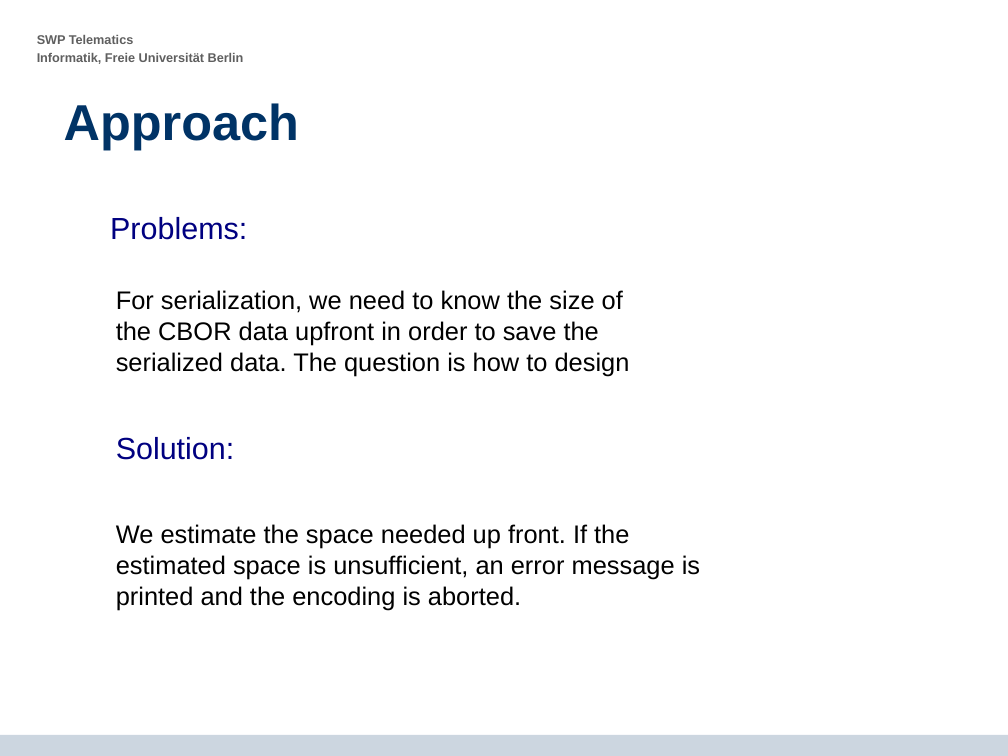
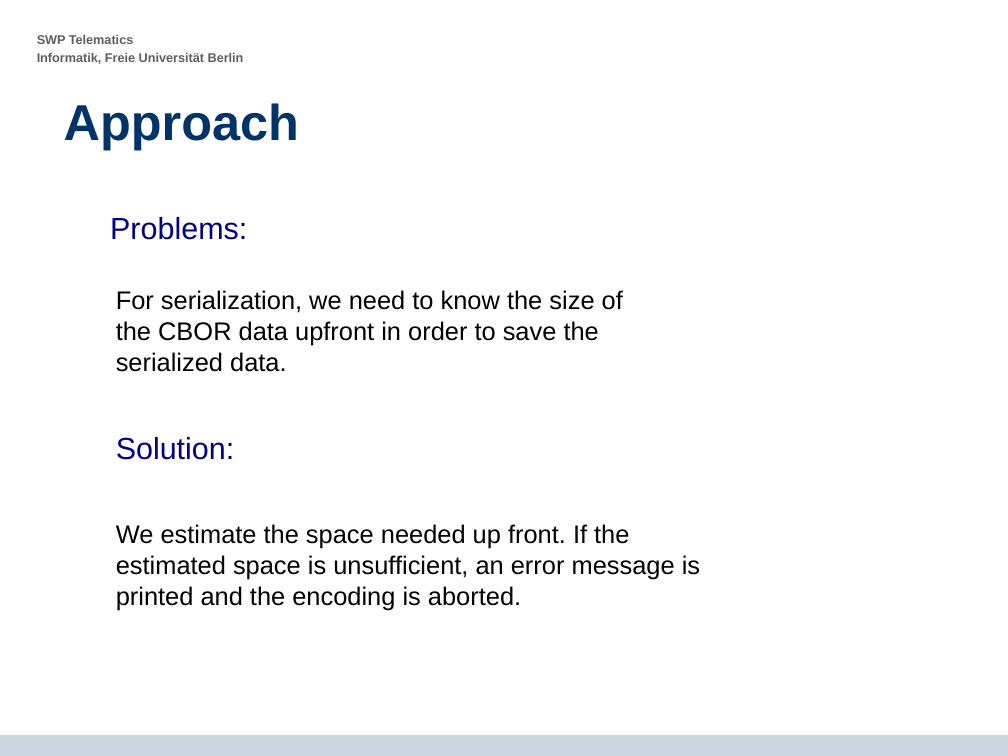
Before and after one commit to krf/cbor-for-riot, a slide deck: slide 9 of CBOR-Presentation_2014-07-15_final_presentation_v2.odp. Drawn at 1008x756 pixels with LibreOffice and Linux fonts; fonts in the diff are those of the drawing; background and template pictures are left out. Boxes give left, top, right and bottom in pixels: in the first picture for what was removed or moved away, otherwise in the second. Text is boxed around its words. In the diff, an @@ line names an element or a change of style, - is before the commit and + after.

Commit message:
added v4 of final presentation

```diff
--- a/CBOR-Presentation_2014-07-15_final_presentation_v2.odp
+++ b/CBOR-Presentation_2014-07-15_final_presentation_v2.odp
@@ text at (116,352,286,372): text changed @@
-  serialized data. The question is how to design
+  serialized data.
```
Also in this commit, not shown: 2 other files.
